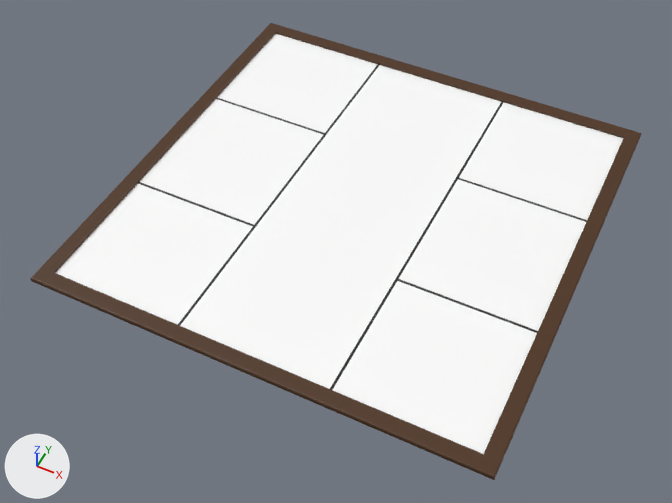
The glTF model models/frame2topView.glb, before and after one commit.
One viewpoint serves both versions: a 50 mm camera at (1.21, -2.63, 2.92) aimed at (-0.01, -0.19, -0.14). Arrows for +X, +Y and +Z are at lower left; the lights stay in place. Objects named as collision shapes, trigger or cutter boxes, shadow casters or lower levels of detail are left out.
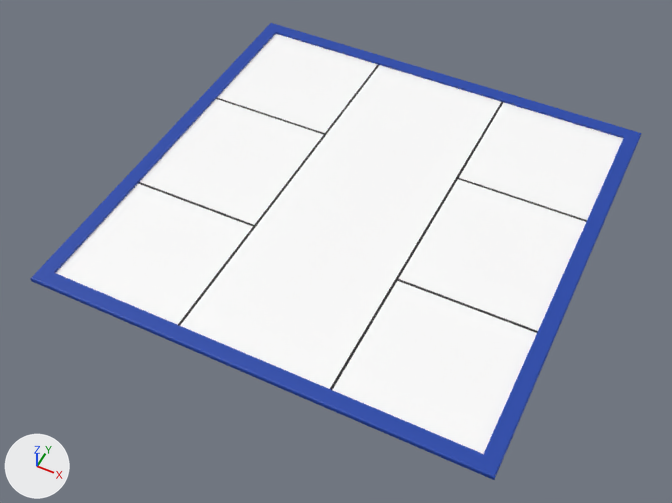
Changed parts and their boxes (x1, y1, x2, y2) in the pictures (672 x 503 px):
'Plane', recoloured (brown to blue)
    both: (31, 23, 642, 480)

The change, as a diff of the scene's bpy script:
```diff
--- a/models/frame2topView.glb.py
+++ b/models/frame2topView.glb.py
@@ mat_material @@
 mat_material = principled_material('Material')
-mat_material.base_color = (0.0738, 0.0285, 0.00708)  # brown #4d2f14
+mat_material.base_color = (0.0116, 0.0595, 0.407)  # blue #1c45ab
```
